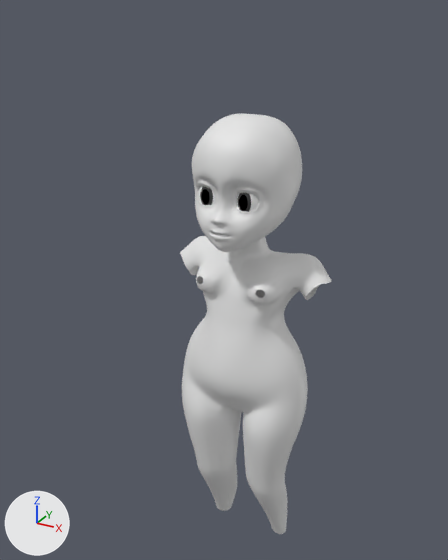
One commit to the Blender file FemaleChibi.blend: the scene before it, then after it.
Both versions are drawn from a 50 mm camera at (2.33, -4.35, 6.52) aimed at (-0.24, 0.33, 4.18). The lights are fixed; the arrows at lower left show +X, +Y and +Z.

Objects in the first picture: 'Body', 'Eye', 'Eyelash', 'Head'.
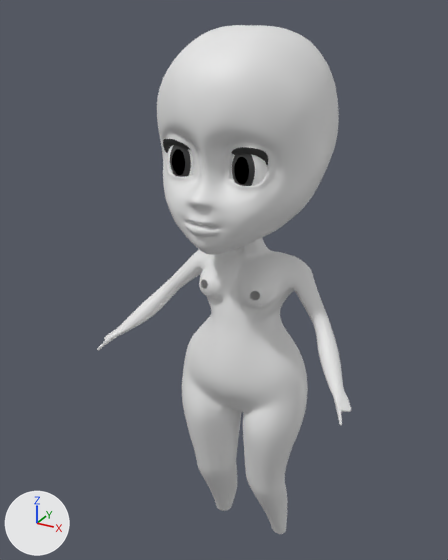
What differs and where, as boxes (x1, y1, x2, y2) in the pictures (448 x 560 px; the box of a moved part takes in the faces that stretch with it):
'Head', moved, rescaled (65% wider, 65% taller)
    before: (192, 113, 302, 252)
    after: (157, 25, 339, 255)
'Body', reshaped (67% wider)
    before: (180, 236, 332, 534)
    after: (97, 238, 351, 534)
'Eye', moved, rescaled (67% wider, 62% taller)
    before: (199, 187, 258, 212)
    after: (168, 145, 267, 186)
'Eyelash', moved, rescaled (66% wider, 50% taller)
    before: (196, 183, 259, 200)
    after: (163, 139, 268, 165)
part 1 of me_cube, moved or reshaped
    before: (180, 236, 332, 387)
    after: (97, 238, 351, 426)

The change in detail:
me_cube is used by ob_body; location (0.0, 0.0, 0.0).
me_cube had 635 vertices, 586 faces and spanned x 0.0..0.77, y -0.14..0.81, z 1.21..4.9.
me_cube now has 858 vertices, 824 faces and spans x 0.0..1.24, y -0.42..0.81, z 1.21..4.9.
me_cube part 1: 294 vertices moved from x 0.0..0.67, y -0.05..0.64, z 3.49..4.89 to x 0.0..0.59, y -0.05..0.64, z 3.49..4.74; 25 vertices removed from x 0.04..0.77, y 0.0..0.57, z 4.14..4.9; 248 vertices added at x 0.0..1.24, y -0.42..0.47, z 3.52..4.9.
Object 'Eyelash' (ob_eyelash) moves from (0.013, 0.257, 5.488) to (-0.022, 0.318, 6.016).
Object 'Eyelash' (ob_eyelash) is rescaled from (0.813, 0.813, 0.813) to (1.31, 1.31, 1.31).
Object 'Head' (ob_head) moves from (0.013, 0.257, 5.488) to (-0.022, 0.318, 6.016).
Object 'Head' (ob_head) is rescaled from (0.813, 0.813, 0.813) to (1.31, 1.31, 1.31).
Object 'Eye' (ob_eye) moves from (0.186, -0.045, 5.114) to (0.256, -0.167, 5.415).
Object 'Eye' (ob_eye) is rescaled from (0.813, 0.813, 0.813) to (1.31, 1.31, 1.31).
